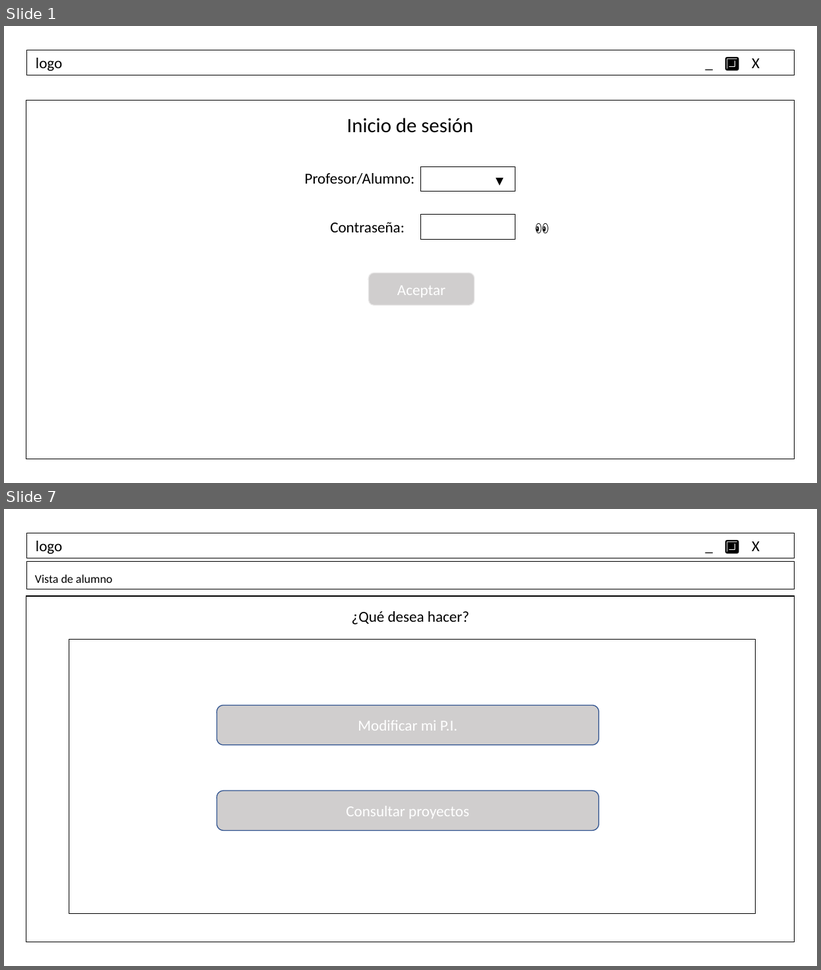
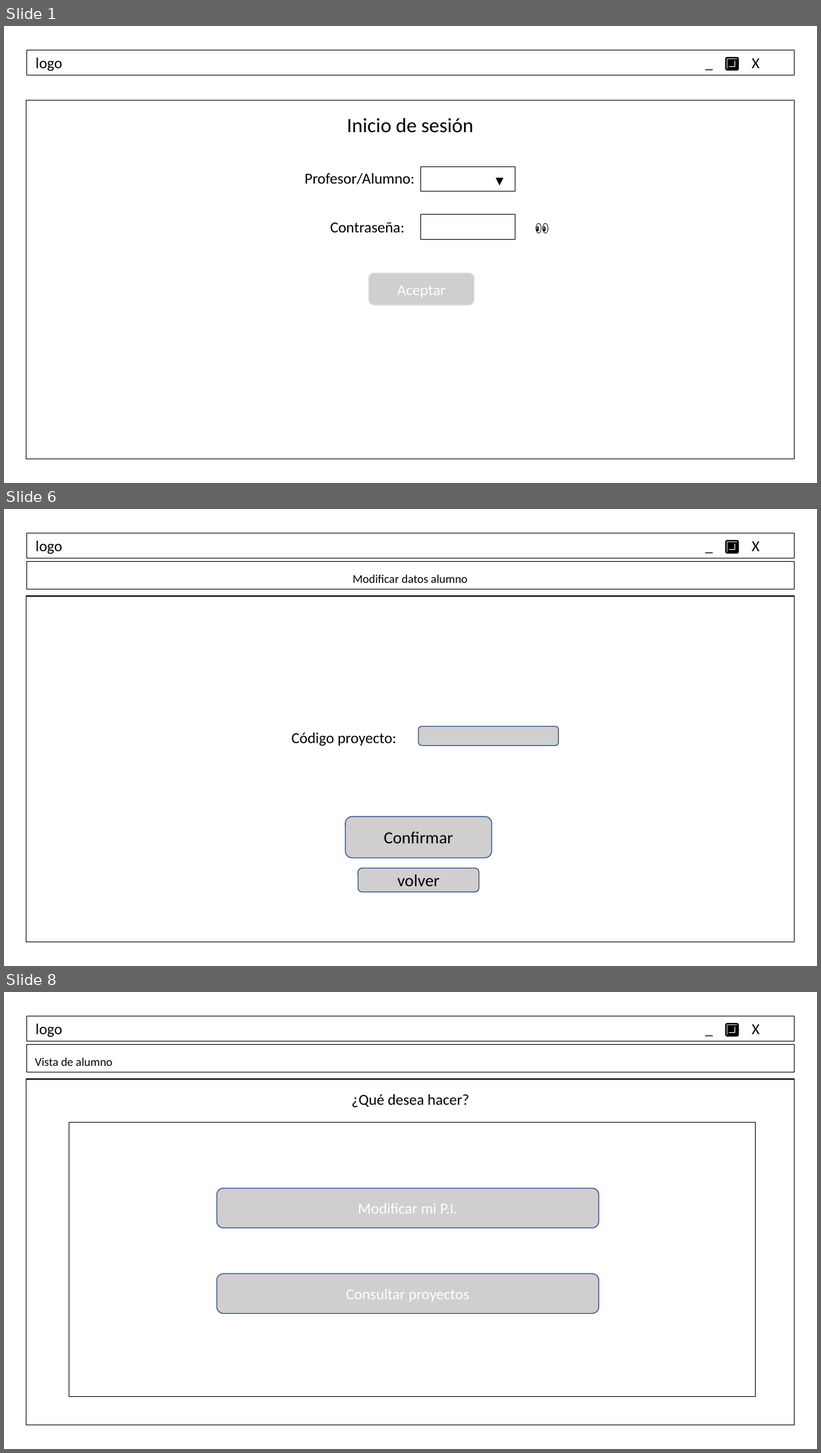
Before and after one commit to ElenaSaugar/PROYECTO-INTEGRADOR, a slide deck: Programacion/MockUp.odp. Shown one above the other, each under a label of ours: slides 1 and 7 before the commit, slides 1, 6 and 8 after it; the slides between them are not shown. The pictures are 821x970 and 821x1453 pixels, drawn with LibreOffice and Linux fonts; fonts in the diff are those of the drawing. Boxes give left, top, right and bottom in pixels: in the first picture for what was removed or moved away, otherwise in the second. Text is boxed around its words. In the diff, an @@ line names an element or a change of style, - is before the commit and + after.

```diff
--- a/Programacion/MockUp.odp
+++ b/Programacion/MockUp.odp
@@ slide 6 added at (x1=4, y1=509, x2=817, y2=966), background #FFFFFF @@
@@ rectangle added at (x1=26, y1=533, x2=794, y2=557), outline #000000 0.26 pt, 18 pt, text #000000 @@
+logo _ 🔲 X
@@ rectangle added at (x1=26, y1=561, x2=794, y2=589), outline #000000 0.26 pt, 14 pt, text #000000 @@
+Modificar datos alumno
@@ freeform shape added at (x1=26, y1=596, x2=794, y2=943), outline #000000 0.99 pt @@
@@ text added at (x1=292, y1=733, x2=397, y2=746), 18 pt, text #000000 @@
+Código proyecto:
@@ freeform shape added at (x1=418, y1=727, x2=559, y2=747), fill #D0CECE, outline #2F528F 0.99 pt @@
@@ freeform shape added at (x1=346, y1=817, x2=492, y2=859), fill #D0CECE, outline #2F528F 0.99 pt, 20 pt, text #000000 @@
+Confirmar
@@ freeform shape added at (x1=358, y1=868, x2=479, y2=892), fill #D0CECE, outline #2F528F 0.99 pt, 20 pt, text #000000 @@
+volver
@@ what was slide 7 is now slide 8 @@
```
Also in this commit, not shown: 6 slides changed.
